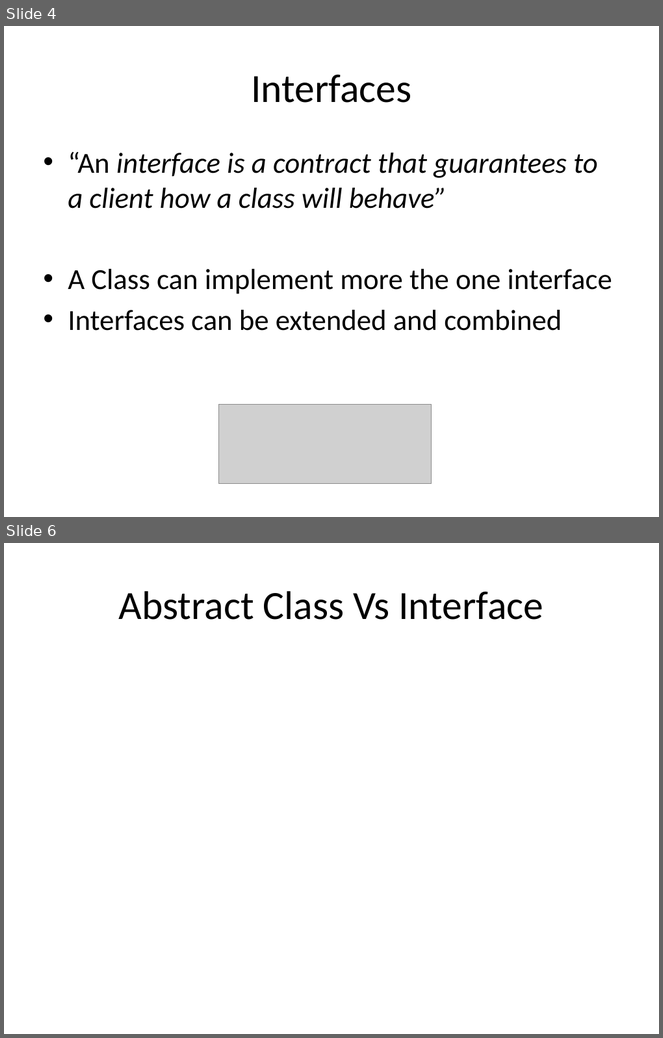
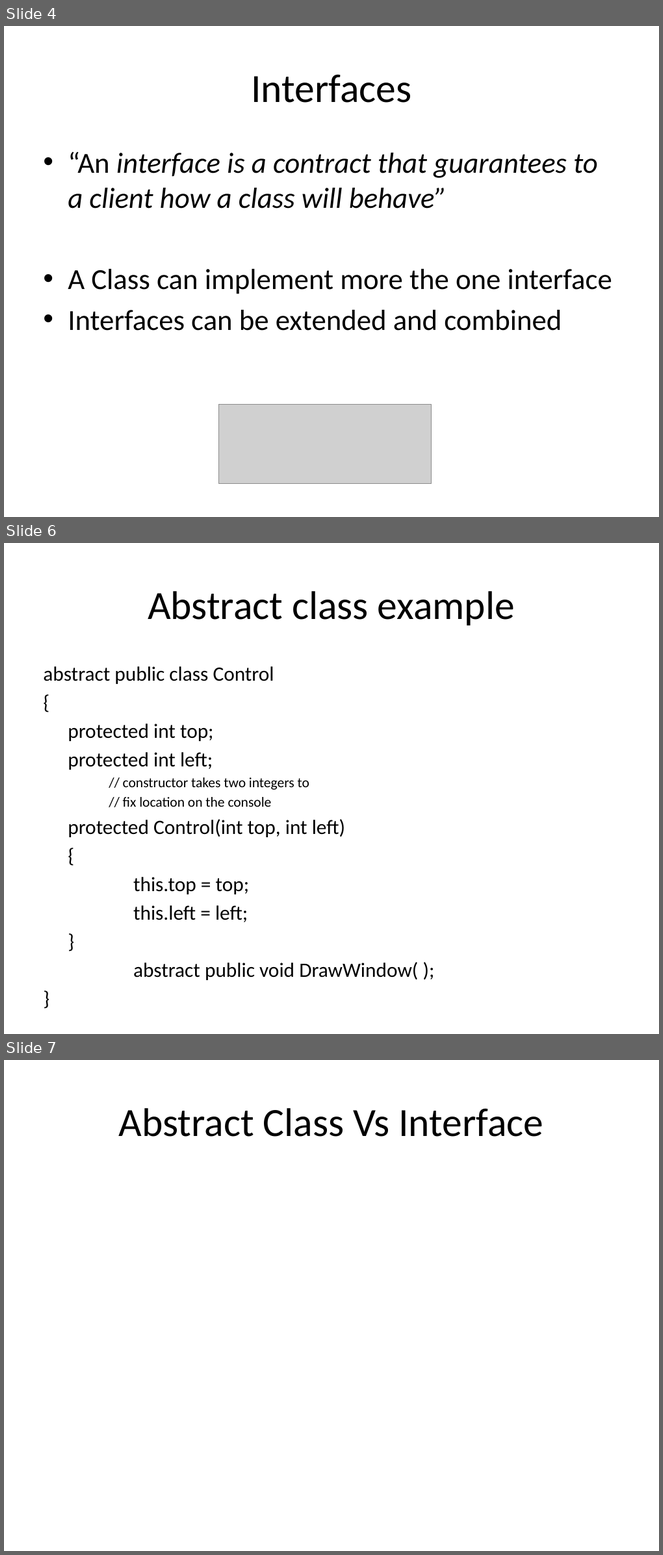
Before and after one commit to isurup/kalle-martin-group, a slide deck: OOPExam/01 Class, Abstract Class and Interfaces.pptx. Shown one above the other, each under a label of ours: slides 4 and 6 before the commit, slides 4, 6 and 7 after it; the slides between them are not shown. The pictures are 663x1038 and 663x1555 pixels, drawn with LibreOffice and Linux fonts; fonts in the diff are those of the drawing; grey boxes stand for pictures. Boxes give left, top, right and bottom in pixels: in the first picture for what was removed or moved away, otherwise in the second. Text is boxed around its words. In the diff, an @@ line names an element or a change of style, - is before the commit and + after.

Commit message:
Abstract class is done

```diff
--- a/OOPExam/01 Class, Abstract Class and Interfaces.pptx
+++ b/OOPExam/01 Class, Abstract Class and Interfaces.pptx
@@ slide 6 added at box(4, 543, 659, 1034), background #FFFFFF @@
@@ title added at box(148, 591, 515, 626), 44 pt, text #000000 @@
+Abstract class example
@@ text added at box(43, 667, 418, 980), 22.4 pt, text #000000 @@
+abstract public class Control
+{
+protected int top;
+protected int left;
+    // constructor takes two integers to
+    // fix location on the console
+protected Control(int top, int left)
+{
+this.top = top;
+this.left = left;
+}
+abstract public void DrawWindow( );
+}
@@ what was slide 6 is now slide 7 @@
```
Also in this commit, not shown: 1 slide changed.
